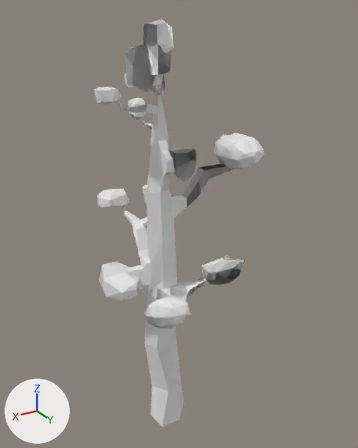
The OBJ model Kinderki/res/models/level/tree2.obj: old version first, new version second.
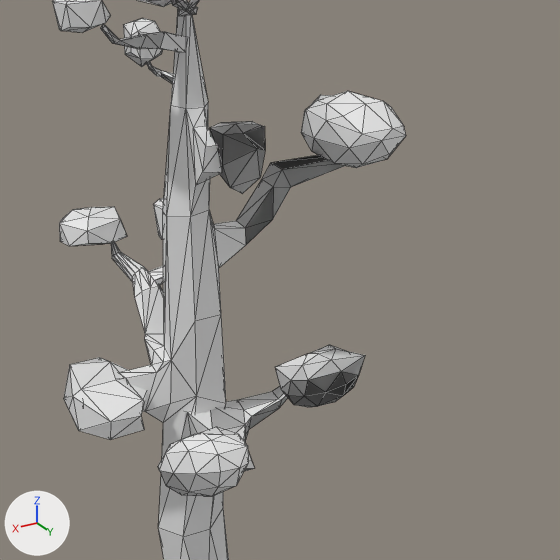
There are two pictures of each version: one whole from a camera (50 mm lens) standing at (7.07, 12.58, 13.84) and looking at (-0.87, -0.65, 7.22), one close up on the part from 19% to 95% of the width and 20% to 80% of the height. Every picture has the same lights, and +X, +Y and +Z are marked at lower left. The close-ups show mesh edges as thin lines. Where no turn or scale is listed for an object, it has been applied to the vertices.

The first close-up shows 'GeoSphere001'.
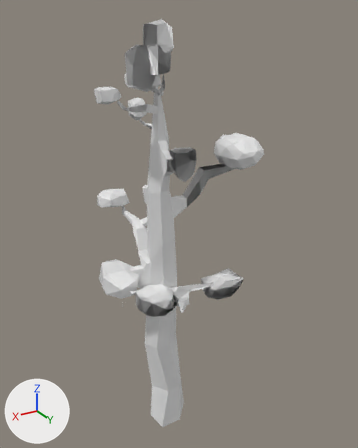
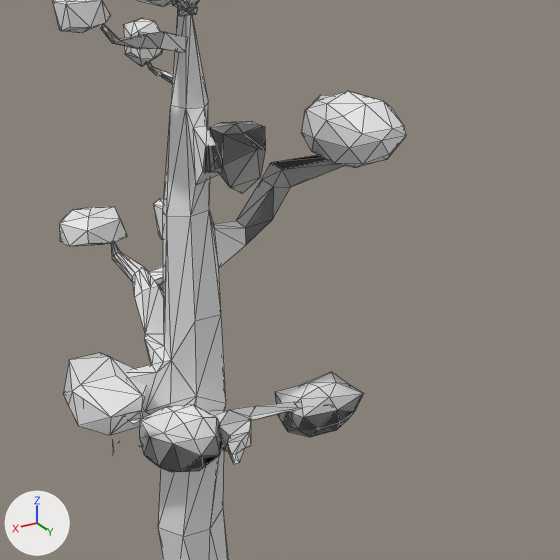
Edits to the bpy script that builds the scene:
```text
Change me_geosphere001:
    used by ob_geosphere001; location = (0.0, 0.0, 0.0)
    verts and faces of me_geosphere001; kept vertices keep their numbers, new ones are numbered from 604
    before: 159 (0.46, 0.86, 9.67) at pixel (202, 171), 160 (0.38, 0.82, 10.01) at pixel (205, 146), 161 (0.13, 0.81, 9.99), 162 (0.16, 0.85, 9.61) at pixel (221, 172)
    remove me_geosphere001.from_pydata(...)  # 604 vertices, 1124 faces; spans x -3.23..2.1, y -3.91..2.67, z -0.03..13.65
    add me_geosphere001.from_pydata(...)  # 625 vertices, 1139 faces; spans x -3.23..2.1, y -3.91..1.76, z -0.03..13.65
    me_geosphere001 part 1
    add delete_faces([(159, 162, 161), (159, 161, 160)])
    me_geosphere001 part 2
    4 vertices are removed from x -0.46..0.6, y 0.1..0.95, z 4.58..5.59
    15 faces are deleted
    16 vertices in x 0.78..2.1, y -1.08..0.33, z 5.37..6.32 move by (0.0, 0.0, 0.08)
    4 vertices in x 1.29..1.89, y -1.1..-0.62, z 5.42..6.31 move by (0.0, 0.0, 0.09)
    3 vertices in x -1.53..-1.51, y 0.79..0.89, z 6.15..6.19 move by (-0.17, 0.31, -0.63)
    3 vertices in x 0.28..0.57, y 1.93..1.98, z 5.48..5.61 move by (-0.17, -0.53, 0.0)
    102 vertices move from x -2.31..1.89, y -0.07..2.67, z 4.58..6.42 to x -2.44..1.38, y 0.0..1.76, z 4.84..5.86
    25 vertices are added at x -0.6..1.92, y 0.22..0.83, z 5.3..6.03
    32 new faces join them
```

Location of each change, [x1, y1, x2, y2] in pixels of the close-ups (560 x 560 px):
part 1 of me_geosphere001, deleted: before [203, 145, 222, 173]
part 2 of me_geosphere001, built on: before [64, 345, 365, 496]; after [63, 353, 364, 472]
